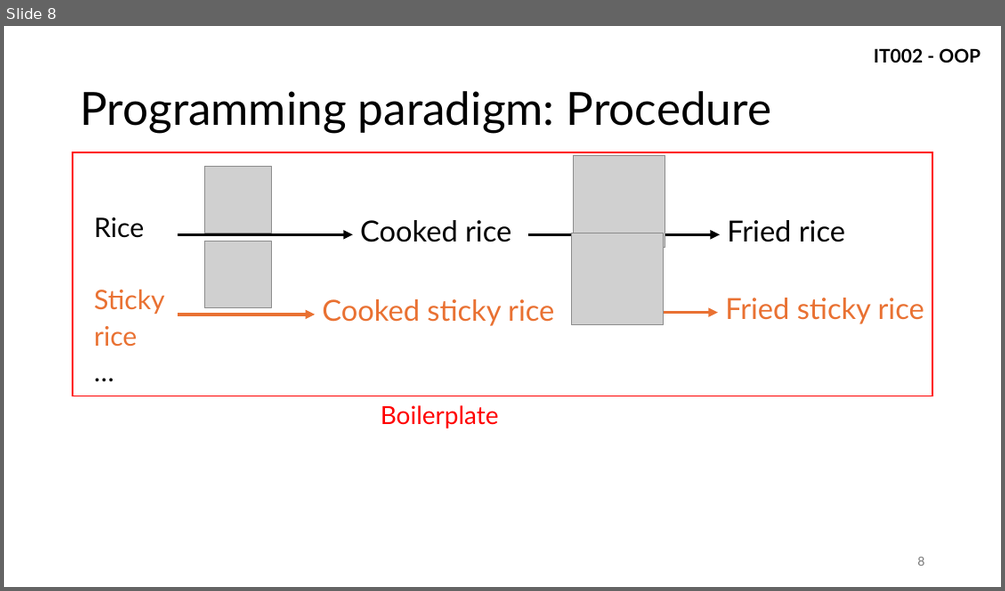
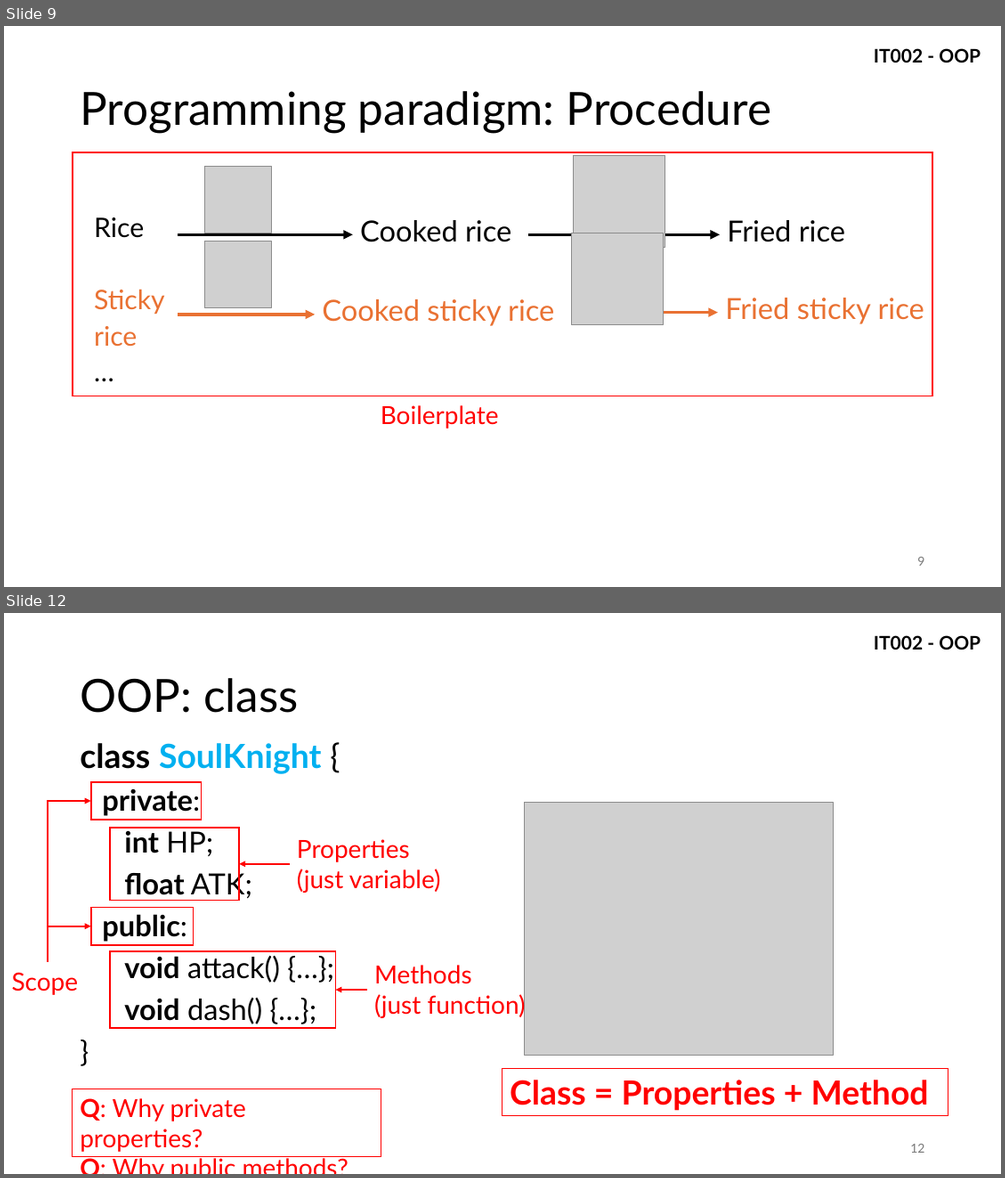
Before and after one commit to vutuanhai237/CourseMaterialsUIT, a slide deck: IT002-OOP/Slide lý thuyết/1. IntroOOP.pptx. Shown one above the other, each under a label of ours: slide 8 before the commit, slides 9 and 12 after it; the slides between them are not shown. The pictures are 1005x591 and 1005x1178 pixels, drawn with LibreOffice and Linux fonts; fonts in the diff are those of the drawing; grey boxes stand for pictures. Boxes give left, top, right and bottom in pixels: in the first picture for what was removed or moved away, otherwise in the second. Text is boxed around its words. In the diff, an @@ line names an element or a change of style, - is before the commit and + after.

```diff
--- a/IT002-OOP/Slide lý thuyết/1. IntroOOP.pptx
+++ b/IT002-OOP/Slide lý thuyết/1. IntroOOP.pptx
@@ slide 12 added at (4,613,1001,1174), background #FFFFFF; not listed: 1 template element that a slide beside it also shows @@
@@ title added at (80,678,299,713), 44 pt, text #000000 @@
+OOP: class
@@ text added at (80,743,322,1024), 28 pt, text #000000, bold @@
+class SoulKnight {
+private:
+int HP;
+float ATK;
+public:
+void attack() {…};
+void dash() {…};
+}
@@ rectangle added at (90,782,201,819), outline #FF0000 1.5 pt @@
@@ elbow arrow added from (48, 962) to (90, 801), #FF0000 1.5 pt @@
@@ picture added at (525,803,833,1055) @@
@@ rectangle added at (110,827,240,900), outline #FF0000 1.5 pt @@
@@ text added at (297,839,441,892), 24 pt, text #FF0000 @@
+Properties
+(just variable)
@@ arrow added from (290, 863) to (239, 863), #FF0000 1.5 pt @@
@@ elbow arrow added from (48, 962) to (90, 926), #FF0000 1.5 pt @@
@@ rectangle added at (90,908,194,945), outline #FF0000 1.5 pt @@
@@ rectangle added at (110,951,336,1027), outline #FF0000 1.5 pt @@
@@ text added at (12,972,79,995), 24 pt, text #FF0000 @@
+Scope
@@ text added at (374,965,526,1019), 24 pt, text #FF0000 @@
+Methods
+(just function)
@@ arrow added from (367, 989) to (335, 989), #FF0000 1.5 pt @@
@@ rectangle added at (73,1088,381,1157), outline #FF0000 0.75 pt, 24 pt, text #FF0000 @@
+Q: Why private properties?
+Q: Why public methods?
@@ rectangle added at (502,1068,948,1116), outline #FF0000 0.75 pt, 32 pt, text #FF0000, bold @@
+Class = Properties + Method
@@ page number added at (910,1143,924,1152), 12 pt, text #797979 @@
+12
@@ what was slide 8 is now slide 9 @@
@@ page number at (917,556,924,565): text changed @@
-8
+9
```
Also in this commit, not shown: 3 slides changed, 10 other slides added, 3 other files.
